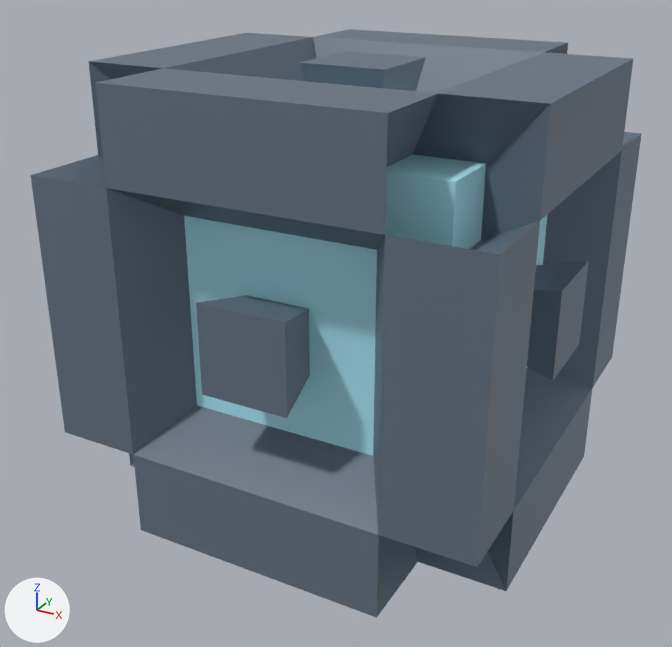
The FBX model MyProject/Content/FBX/Village/Carolyn/cube3.fbx: old version first, new version second.
Both versions are drawn from a 50 mm camera at (0.498, -0.971, 0.417) aimed at (-0.017, -0.035, -0.051). The axes (+X, +Y, +Z) are drawn at lower left. The lights are the same throughout. Where no turn or scale is listed for an object, it has been applied to the vertices. Vertices at the same position are counted once.
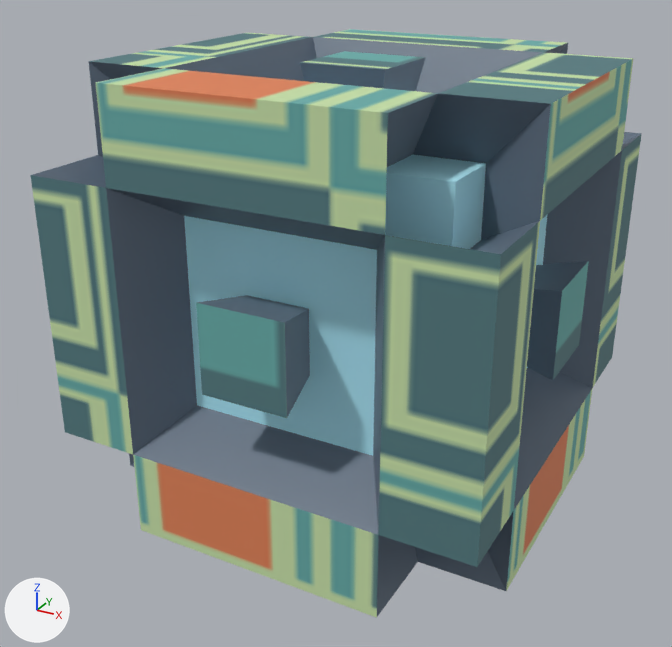
The edits, one by one:
Picture 'textures3.png' (img_textures3_png) is new.
Material 'cube_texture4' (mat_cube_texture4) is new.
Its texture is img_textures3_png (with its transparency).
Its roughness is 0.749.
me_mesh has 272 vertices, 294 faces and spans x -0.266..0.266, y -0.266..0.266, z -0.266..0.266.
me_mesh is used by ob_pcube6; location (0.0, 0.0, 0.0).
me_mesh part 1: 78 of the faces centred in x -0.266..0.266, y -0.266..0.266, z -0.266..0.266 switch from mat_sphere_texture1 (blue #637282) to mat_cube_texture4 (picture img_textures3_png).

Boxes [x1, y1, x2, y2] around the edits, measured in the pictures (672 x 647 px):
part 1 of me_mesh, recoloured
    both: [31, 29, 641, 618]
